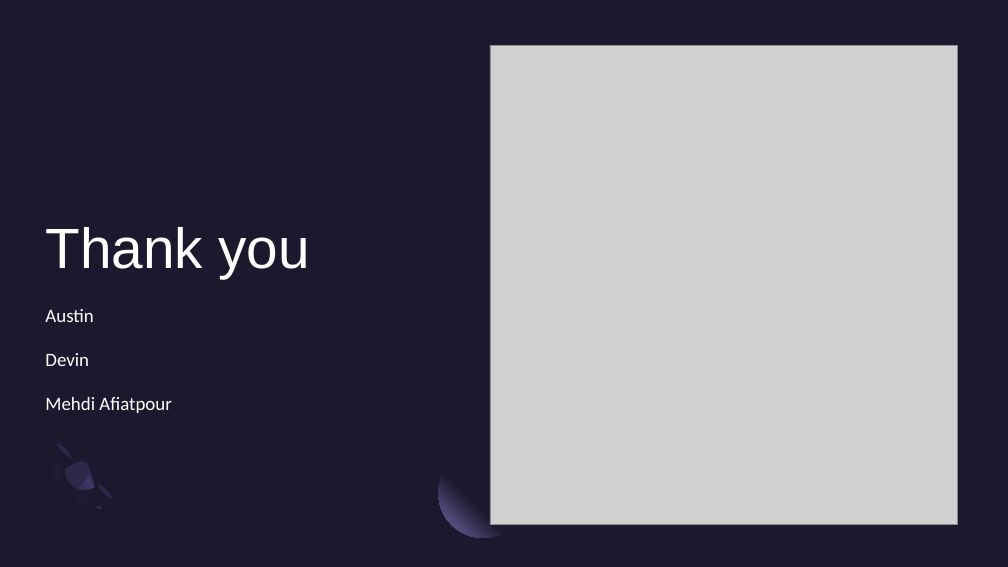
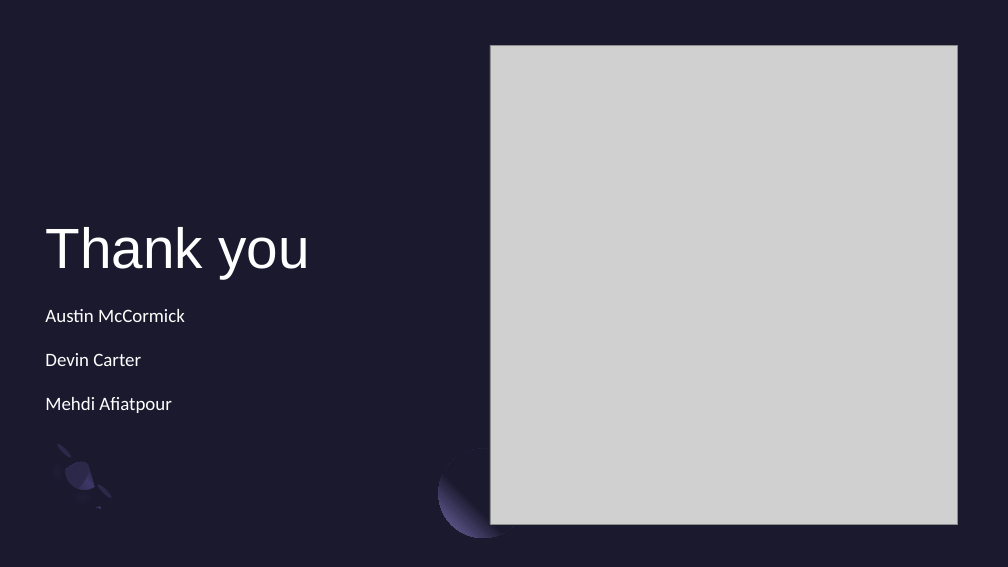
Before and after one commit to mafiat/Project1, a slide deck: slide 17 of Project1_Presentation.pptx (slide 15 before the commit). Drawn at 1008x567 pixels with LibreOffice and Linux fonts; fonts in the diff are those of the drawing; grey boxes stand for pictures. Boxes give left, top, right and bottom in pixels: in the first picture for what was removed or moved away, otherwise in the second. Text is boxed around its words. In the diff, an @@ line names an element or a change of style, - is before the commit and + after.

```diff
--- a/Project1_Presentation.pptx
+++ b/Project1_Presentation.pptx
@@ text at box(45, 309, 185, 366): text changed @@
-Austin
-Devin
+Austin McCormick
+Devin Carter
```
Also in this commit, not shown: 2 other slides changed, 2 slides added, 3 other files.
